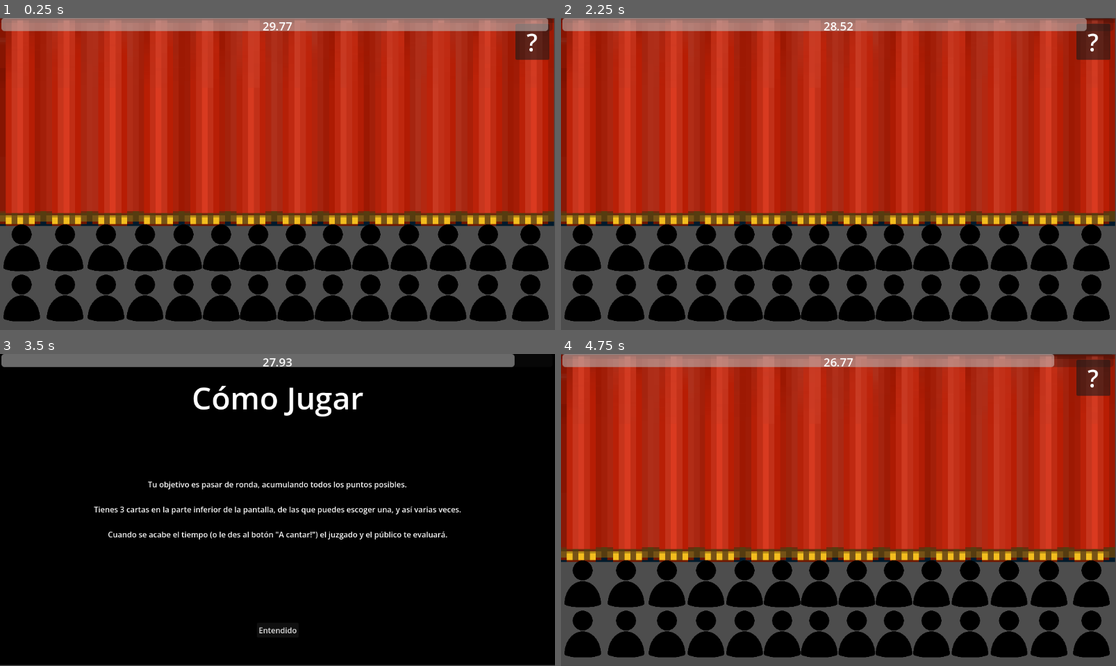
Above: before the commit, frames 1-4 (two rows, left to right).
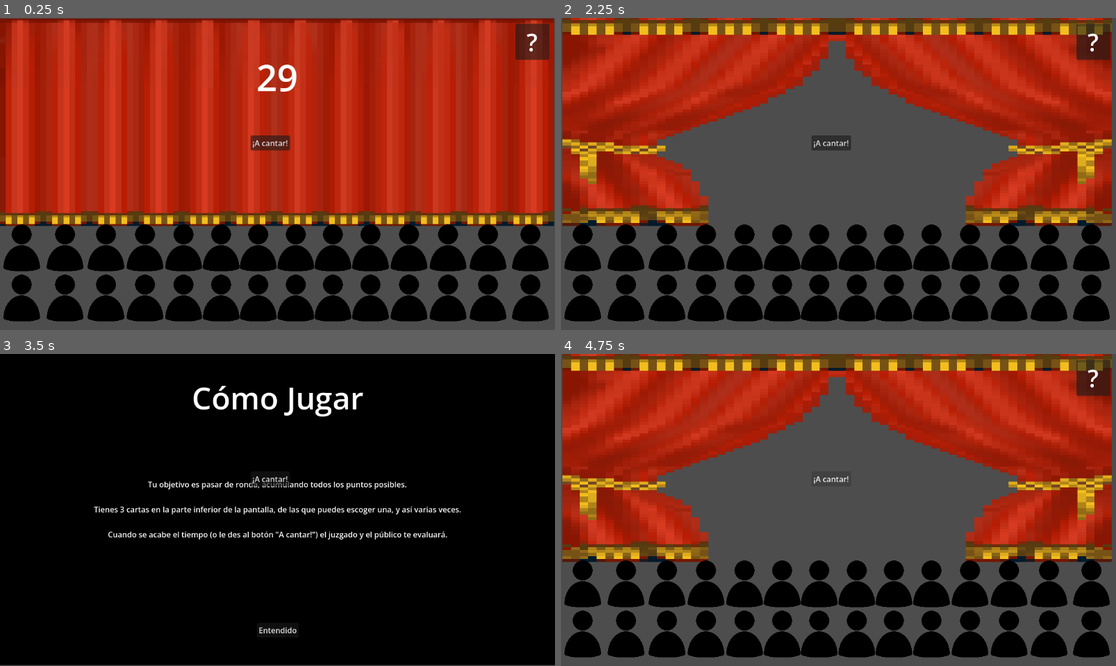
Above: after the commit, the same moments.

Repository: Sromerop0610/LosMataos
Game: Godot game, scene res://Scenes/Game.tscn
The game is run twice, just before and just after one commit, with the same random seed, the same clock (stepped at 60 frames per second) and the same inputs. The project has no main scene, so this scene is started directly.
Inputs (mouse positions are in pixels of both pictures, inside the frame that each line leads up to):
- Up to frame 1 (0.25 s): no input
- Up to frame 2 (2.25 s): click (832, 142) at 0.5 s, where only the run after the commit has a clickable "¡A cantar!"; click "?" at 1.25 s; click "Entendido" at 2 s
- Up to frame 3 (3.5 s): click "?" at 2.75 s
- Up to frame 4 (4.75 s): click "Entendido" at 3.5 s; click (832, 478) at 4.25 s, where only the run after the commit has a clickable "¡A cantar!"

The runs differ from the first frame. In frame 1, 4.8% of the frame differs, in the area x 0-100%, y 0-43%; in frame 2, 44%, in the area x 0-100%, y 0-67%; in frame 3, 4.0%; in frame 4, 44%.

Commit message:
timer de game starting y señales globales creadas

Diff:
--- a/Scenes/Game.tscn
+++ b/Scenes/Game.tscn
@@ -3,6 +3,7 @@
 [ext_resource type="Texture2D" uid="uid://cqb1h8ybgavwj" path="res://Assets/telon.png" id="1_gl6un"]
 [ext_resource type="Script" uid="uid://6qb7nbkuvahr" path="res://Scenes/game.gd" id="1_j5yw3"]
 [ext_resource type="Texture2D" uid="uid://ddjp5ykka8ryo" path="res://Assets/person.png" id="2_j5yw3"]
+[ext_resource type="Texture2D" uid="uid://cmd6e8x1yhyi0" path="res://Assets/telonRecogido.png" id="3_kldst"]
 
 [sub_resource type="LabelSettings" id="LabelSettings_kldst"]
 font_size = 50
@@ -13,15 +14,21 @@
 [sub_resource type="LabelSettings" id="LabelSettings_b2bpf"]
 
 [sub_resource type="LabelSettings" id="LabelSettings_7lihs"]
-font_size = 24
+font_size = 76
 
 [node name="Game" type="Node2D" unique_id=1685926891]
 script = ExtResource("1_j5yw3")
 
-[node name="Sprite2D" type="Sprite2D" parent="." unique_id=1271411577]
+[node name="TelonEchado" type="Sprite2D" parent="." unique_id=1271411577]
 position = Vector2(575, 216.5)
 scale = Vector2(11.979167, 4.4895835)
 texture = ExtResource("1_gl6un")
+
+[node name="TelonAbierto" type="Sprite2D" parent="." unique_id=2134543674]
+visible = false
+position = Vector2(572.99994, 134.5)
+scale = Vector2(17.812498, 6.197917)
+texture = ExtResource("3_kldst")
 
 [node name="Publico" type="Node2D" parent="." unique_id=1375024485]
 position = Vector2(0, -19)
@@ -269,12 +276,14 @@
 autostart = true
 
 [node name="TiempoRestante" type="ProgressBar" parent="." unique_id=286496479]
+self_modulate = Color(1, 1, 1, 0)
 anchors_preset = 5
 anchor_left = 0.5
 anchor_right = 0.5
 offset_left = 3.0
+offset_top = 180.0
 offset_right = 1147.0
-offset_bottom = 27.0
+offset_bottom = 207.0
 grow_horizontal = 2
 show_percentage = false
 
@@ -283,12 +292,22 @@
 anchors_preset = 5
 anchor_left = 0.5
 anchor_right = 0.5
-offset_left = -20.0
-offset_right = 20.0
-offset_bottom = 23.0
+offset_left = -36.5
+offset_top = -110.0
+offset_right = 36.5
+offset_bottom = 65.0
 grow_horizontal = 2
 text = "0"
 label_settings = SubResource("LabelSettings_7lihs")
 
+[node name="ButtonACantar" type="Button" parent="." unique_id=1424554422]
+offset_left = 520.0
+offset_top = 244.0
+offset_right = 602.0
+offset_bottom = 275.0
+text = "¡A cantar!"
+
 [connection signal="pressed" from="ButtonAyuda" to="." method="_on_button_ayuda_pressed"]
 [connection signal="pressed" from="HelpLayer/ButtonEntendido" to="." method="_on_button_entendido_pressed"]
+[connection signal="timeout" from="TiempoDeRonda" to="." method="_on_tiempo_de_ronda_timeout"]
+[connection signal="pressed" from="ButtonACantar" to="." method="_on_button_a_cantar_pressed"]
--- a/Scenes/game.gd
+++ b/Scenes/game.gd
@@ -5,16 +5,18 @@
 @onready var tiempo_restante = $TiempoRestante
 @onready var tiempo_de_ronda = $TiempoDeRonda
 @onready var segundos_label = $TiempoRestante/SegundosLabel
+@onready var telon_echado = $TelonEchado
+@onready var telon_abierto = $TelonAbierto
 
 
 # Called when the node enters the scene tree for the first time.
 func _ready():
 	tiempo_restante.max_value = tiempo_de_ronda.wait_time
-
+	GlobalSignals.StartingShow.connect(start_show)
 # Called every frame. 'delta' is the elapsed time since the previous frame.
 func _process(delta):
 	tiempo_restante.value = tiempo_de_ronda.time_left
-	segundos_label.text = str(tiempo_restante.value)
+	segundos_label.text = str(int(tiempo_restante.value))
 
 func _on_button_entendido_pressed():
 	help_layer.hide()
@@ -23,3 +25,16 @@
 func _on_button_ayuda_pressed():
 	help_layer.show()
 	tiempo_de_ronda.paused = true
+
+func start_show():
+	telon_echado.hide()
+	telon_abierto.show()
+
+
+func _on_tiempo_de_ronda_timeout():
+	GlobalSignals.StartingShow.emit()
+	tiempo_restante.hide()
+
+
+func _on_button_a_cantar_pressed():
+	_on_tiempo_de_ronda_timeout()
--- /dev/null
+++ b/Scripts/GlobalSignals.gd
@@ -0,0 +1,3 @@
+extends Node
+
+signal StartingShow
--- a/project.godot
+++ b/project.godot
@@ -13,6 +13,10 @@
 config/name="MalagaJam26"
 config/features=PackedStringArray("4.6", "GL Compatibility")
 config/icon="res://icon.svg"
+
+[autoload]
+
+GlobalSignals="*uid://dmp1lompkbtkd"
 
 [file_customization]
 
Not shown, added: Scripts/GlobalSignals.gd.uid
